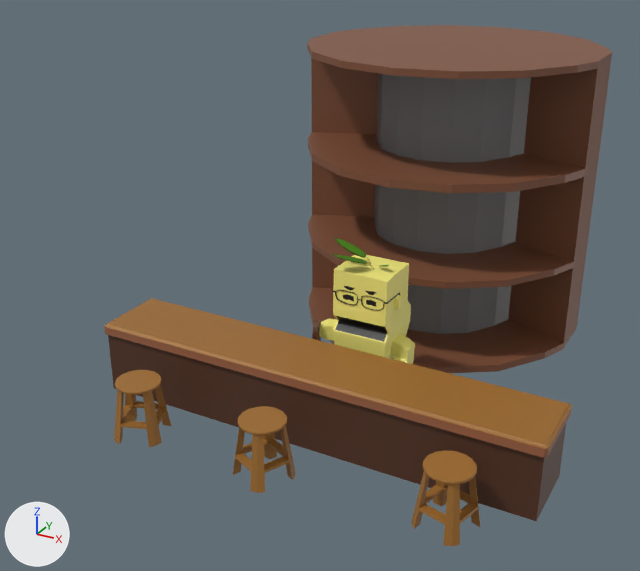
The Blender file client/assets/env/maps/lobby/lobby_items/shop.blend, before and after one commit.
Before and after are seen from a 50 mm camera at (5.36, -9.79, 7.17) aimed at (-1.06, 1.9, 1.33). The lights are fixed; the arrows at lower left show +X, +Y and +Z. The older version comes first.

Script lines for the objects in view, before the commit:
```python
me_cube_003 = bpy.data.meshes.new('Cube.003')
me_cube_003.from_pydata(...)  # 2096 vertices, 2076 faces; spans x -3.48..3.44, y -1.79..7.11, z 0.0..4.89
me_cube_003.materials.append(mat_material)  # picture img_default_material_png
ob_shop = bpy.data.objects.new('Shop', me_cube_003)
ob_shop.location = (0.0, 0.0, 0.0)
```
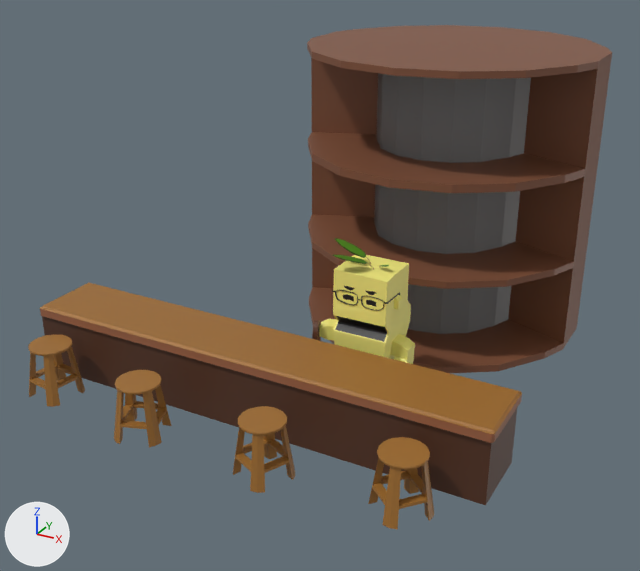
Boxes (x1, y1, x2, y2) around the edits, measured in the pictures (640 x 571 px; the box of a moved part takes in the faces that stretch with it):
'Shop', reshaped (15% wider)
    before: (104, 25, 612, 546)
    after: (28, 25, 612, 529)
part 1 of me_cube_003, added (brown)
    after: (28, 334, 85, 407)
part 2 of me_cube_003, moved or reshaped
    before: (104, 298, 572, 546)
    after: (40, 283, 522, 529)

The change, as a diff of the scene's bpy script:
```diff
--- a/client/assets/env/maps/lobby/lobby_items/shop.blend.py
+++ b/client/assets/env/maps/lobby/lobby_items/shop.blend.py
@@ me_cube_003 @@
 # used by ob_shop; location = (0.0, 0.0, 0.0)
-me_cube_003.from_pydata(...)  # 2096 vertices, 2076 faces; spans x -3.48..3.44, y -1.79..7.11, z 0.0..4.89
+me_cube_003.from_pydata(...)  # 2242 vertices, 2232 faces; spans x -4.82..2.77, y -1.79..7.11, z 0.0..4.89
+# me_cube_003 part 1: the loose piece of 146 vertices spanning x -2.63..-1.8, y -1.78..-0.95, z 0.0..0.86 is copied, and the copy is turned -27.4 degrees about the z axis through its middle, then moved by (-1.92, 0.24, 0.0); it spans x -4.52..-3.74, y -1.52..-0.74, z 0.0..0.86
+# me_cube_003 part 2
+# 18 vertices in x 3.4..3.44, y -0.64..0.54, z 0.0..1.14 move by (-0.67, 0.0, 0.0)
+# 12 vertices in x -3.48..-3.44, y -0.64..0.54, z 0.98..1.14 move by (-1.34, 0.0, 0.0)
+# 4 vertices in x -3.44, y -0.59..0.49, z 0.0..0.98 move by (-1.38, 0.0, 0.0)
+# 4 vertices in x 2.14..2.17, y -1.33..-1.32, z 0.0..0.82 move by (-0.65, 0.13, 0.0)
+# 3 vertices in x 2.69, y -1.0, z 0.0..0.86 move by (-0.56, -0.14, 0.0)
+# 3 vertices in x 2.25, y -0.88, z 0.0..0.85 move by (-0.47, 0.04, 0.0)
+# 136 vertices move from x 2.01..2.82, y -1.57..-0.76, z 0.0..0.86 to x 1.38..2.23, y -1.6..-0.74, z 0.0..0.86
 me_cube_003.materials.append(mat_material)
```
